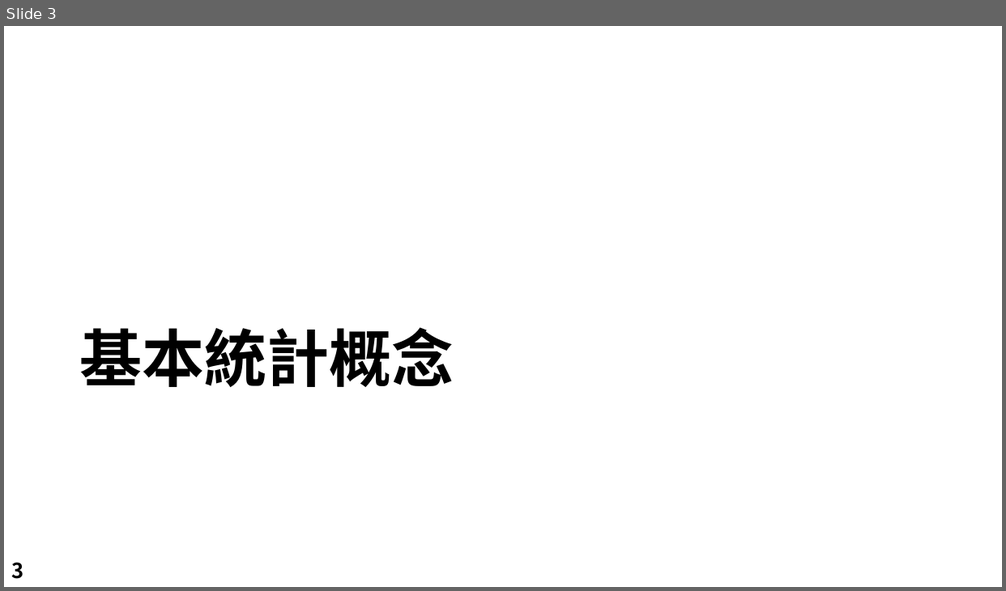
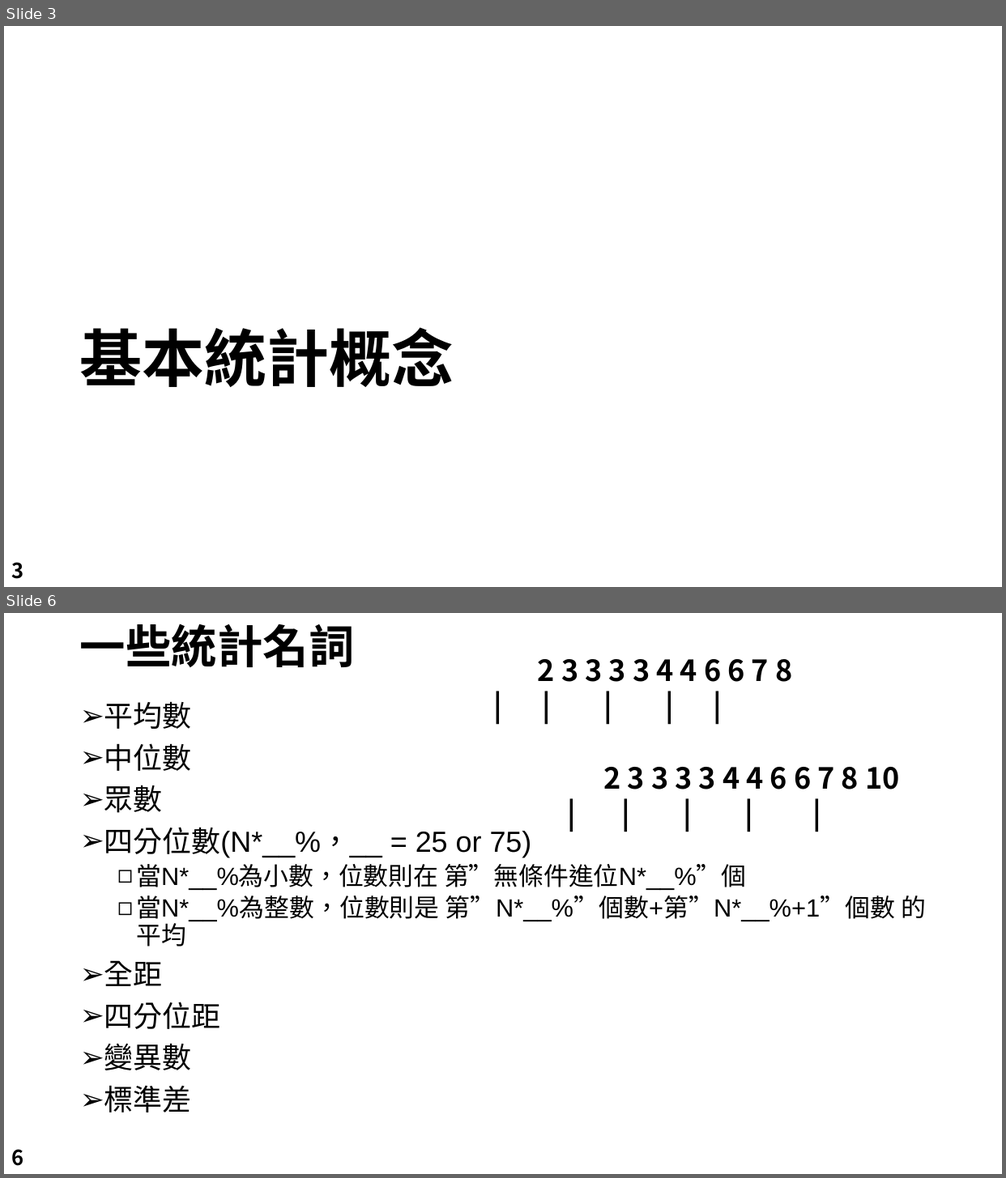
Before and after one commit to LeBronWilly/Basic_R_Language, a slide deck: R_Presentation.pptx. Shown one above the other, each under a label of ours: slide 3 before the commit, slides 3 and 6 after it; the slides between them are not shown. The pictures are 1006x591 and 1006x1178 pixels, drawn with LibreOffice and Linux fonts; fonts in the diff are those of the drawing; background and template pictures are left out. Boxes give left, top, right and bottom in pixels: in the first picture for what was removed or moved away, otherwise in the second. Text is boxed around its words. In the diff, an @@ line names an element or a change of style, - is before the commit and + after.

```diff
--- a/R_Presentation.pptx
+++ b/R_Presentation.pptx
@@ slide 6 added at (4,613,1002,1174), background #FFFFFF @@
@@ title added at (80,624,355,667), 44 pt, text #000000, bold @@
+一些統計名詞
@@ text added at (538,659,792,682), 28 pt, text #000000, bold @@
+2 3 3 3 3 4 4 6 6 7 8
+| | | | |
@@ text added at (104,701,926,1113), 24 pt, text #000000 @@
+➢ 平均數
+➢ 中位數
+➢ 眾數
+➢ 四分位數(N*__%，__ = 25 or 75)
+  ◻ 當N*__%為小數，位數則在 第”無條件進位N*__%”個
+  ◻ 當N*__%為整數，位數則是 第”N*__%”個數+第”N*__%+1”個數 的平均
+➢ 全距
+➢ 四分位距
+➢ 變異數
+➢ 標準差
@@ text added at (604,767,899,790), 28 pt, text #000000, bold @@
+2 3 3 3 3 4 4 6 6 7 8 10
+| | | | |
@@ page number added at (11,1149,23,1166), 20 pt, text #000000, bold @@
+6
```
Also in this commit, not shown: 13 slides changed, 1 other slide added, 1 other file.
